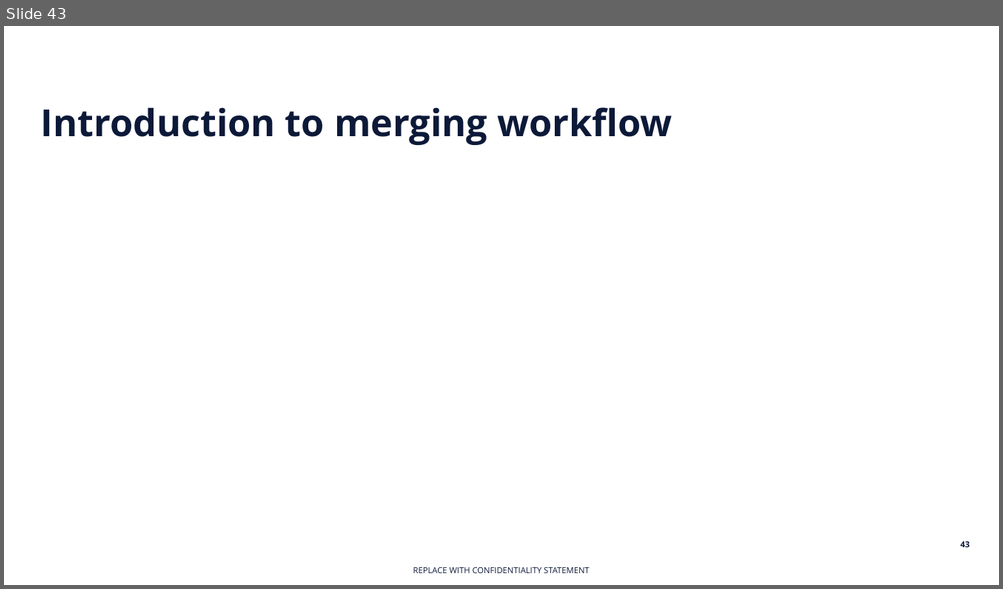
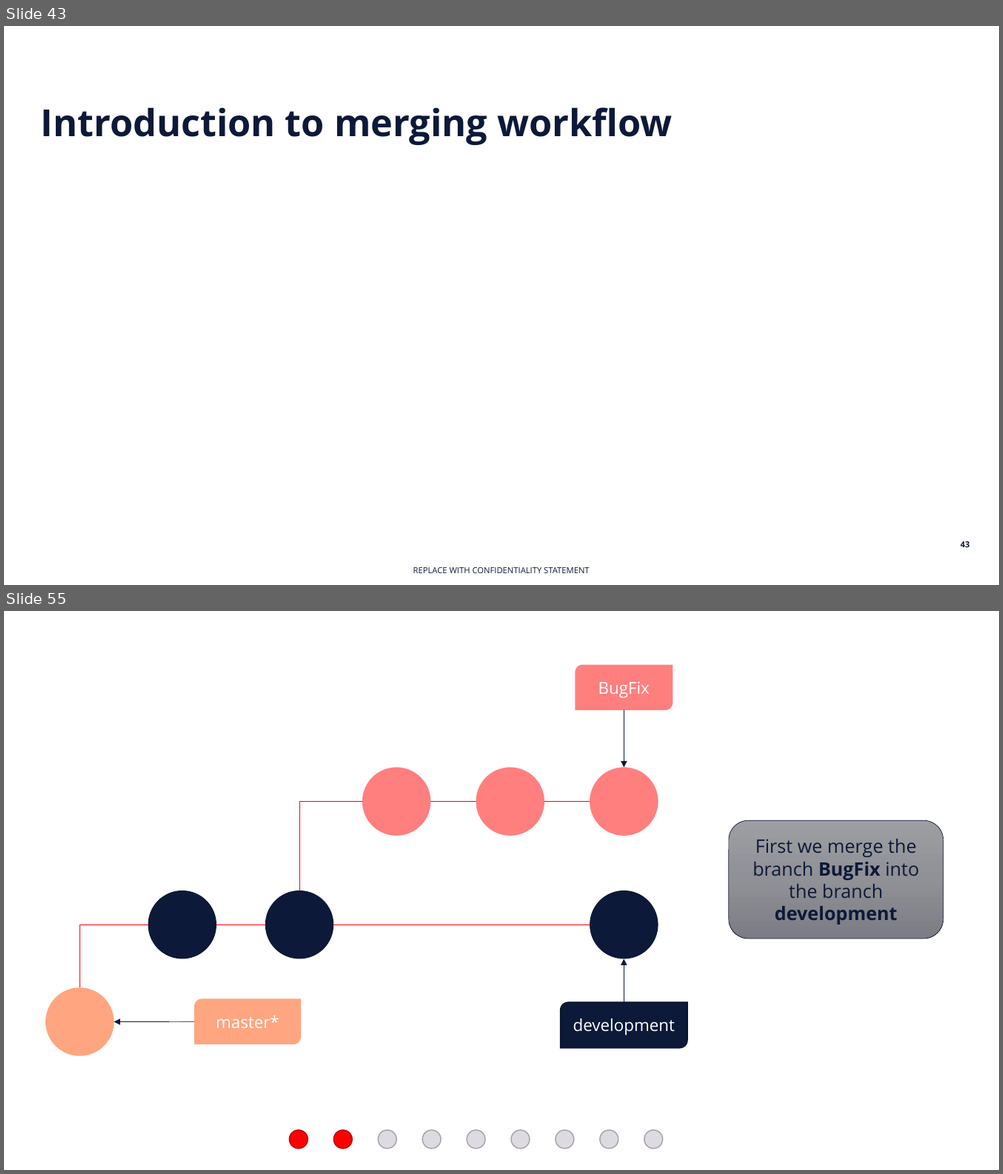
Before and after one commit to e815135/Shiny-App-Project, a slide deck: making basic workflow diagram.pptx. Shown one above the other, each under a label of ours: slide 43 before the commit, slides 43 and 55 after it; the slides between them are not shown. The pictures are 1003x589 and 1003x1174 pixels, drawn with LibreOffice and Linux fonts; fonts in the diff are those of the drawing. Boxes give left, top, right and bottom in pixels: in the first picture for what was removed or moved away, otherwise in the second. Text is boxed around its words. In the diff, an @@ line names an element or a change of style, - is before the commit and + after.

```diff
--- a/making basic workflow diagram.pptx
+++ b/making basic workflow diagram.pptx
@@ slide 55 added at (x1=4, y1=611, x2=999, y2=1170), background #FFFFFF @@
@@ round diag rect added at (x1=575, y1=665, x2=672, y2=710), fill #FF0000 at 50% opacity, 16 pt, text #FFFFFF @@
+BugFix
@@ arrow added from (624, 710) to (624, 768), #0C1938 0.5 pt @@
@@ ellipse added at (x1=362, y1=768, x2=431, y2=836), fill #FF0000 at 50% opacity @@
@@ ellipse added at (x1=475, y1=768, x2=544, y2=836), fill #FF0000 at 50% opacity @@
@@ ellipse added at (x1=589, y1=768, x2=658, y2=836), fill #FF0000 at 50% opacity @@
@@ elbow line added from (299, 891) to (362, 802), #FF0000 0.5 pt @@
@@ line added from (431, 802) to (475, 802), #FF0000 0.5 pt @@
@@ line added from (544, 802) to (589, 802), #FF0000 0.5 pt @@
@@ rounded rectangle added at (x1=728, y1=820, x2=943, y2=939), fill gradient #9E9EA3 to #909196 to #7C7D84, outline #0C1938 0.5 pt, 18 pt, text #0C1938 @@
+First we merge the branch BugFix into the branch development
@@ ellipse added at (x1=148, y1=891, x2=216, y2=960), fill #0C1938 @@
@@ ellipse added at (x1=265, y1=891, x2=334, y2=960), fill #0C1938 @@
@@ ellipse added at (x1=589, y1=891, x2=658, y2=960), fill #0C1938 @@
@@ elbow line added from (80, 988) to (148, 925), #FF0000 0.5 pt @@
@@ line added from (216, 925) to (265, 925), #FF0000 0.5 pt @@
@@ line added from (334, 925) to (589, 925), #FF0000 0.5 pt @@
@@ arrow added from (624, 1002) to (624, 960), #0C1938 0.5 pt @@
@@ ellipse added at (x1=45, y1=988, x2=114, y2=1056), fill #FF4D00 at 50% opacity @@
@@ round diag rect added at (x1=194, y1=999, x2=301, y2=1045), fill #FF4D00 at 50% opacity, 16 pt, text #FFFFFF @@
+master*
@@ round diag rect added at (x1=560, y1=1002, x2=688, y2=1048), fill #0C1938, outline #091229 1 pt, 16 pt, text #FFFFFF @@
+development
@@ arrow added from (194, 1022) to (114, 1022), #0C1938 0.5 pt @@
@@ ellipse added at (x1=289, y1=1130, x2=307, y2=1149), fill #FF0000, outline #BD0000 1 pt @@
@@ ellipse added at (x1=334, y1=1130, x2=353, y2=1149), fill #FF0000, outline #BD0000 1 pt @@
@@ ellipse added at (x1=378, y1=1130, x2=396, y2=1149), fill #DDDAE1, outline #A3A1A6 1 pt @@
@@ ellipse added at (x1=423, y1=1130, x2=441, y2=1149), fill #DDDAE1, outline #A3A1A6 1 pt @@
@@ ellipse added at (x1=466, y1=1130, x2=485, y2=1149), fill #DDDAE1, outline #A3A1A6 1 pt @@
@@ ellipse added at (x1=512, y1=1130, x2=530, y2=1149), fill #DDDAE1, outline #A3A1A6 1 pt @@
@@ ellipse added at (x1=555, y1=1130, x2=574, y2=1149), fill #DDDAE1, outline #A3A1A6 1 pt @@
@@ ellipse added at (x1=600, y1=1130, x2=618, y2=1149), fill #DDDAE1, outline #A3A1A6 1 pt @@
@@ ellipse added at (x1=644, y1=1130, x2=663, y2=1149), fill #DDDAE1, outline #A3A1A6 1 pt @@
```
Also in this commit, not shown: 9 slides changed, 9 other slides added, 20 other files.
